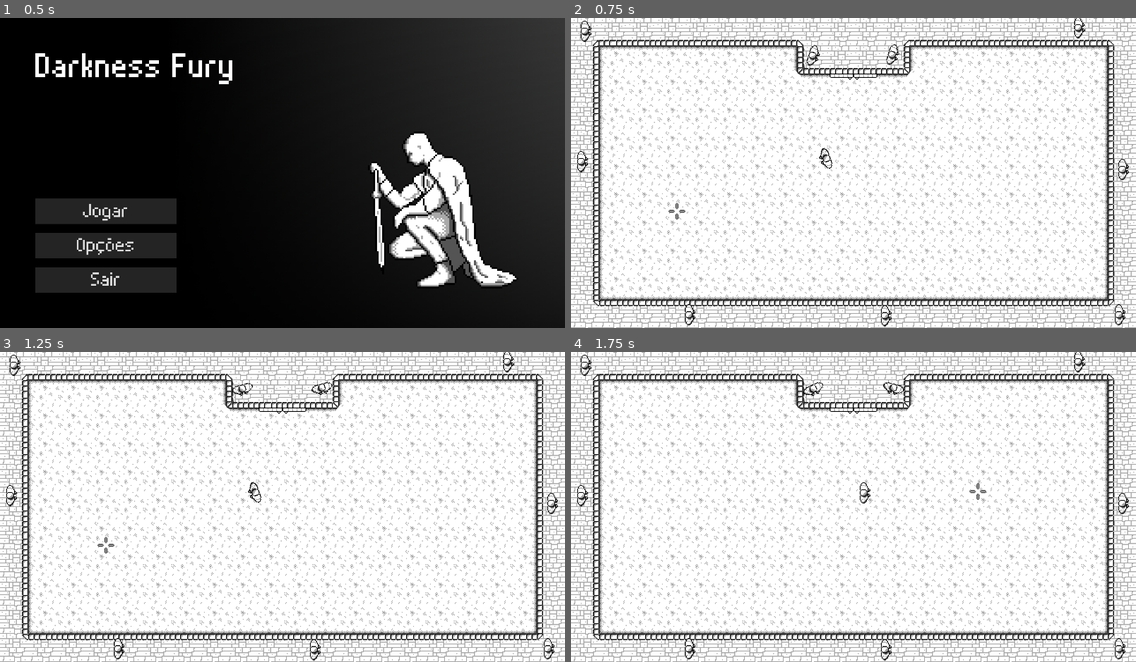
Above: before the commit, frames 1-4 (two rows, left to right).
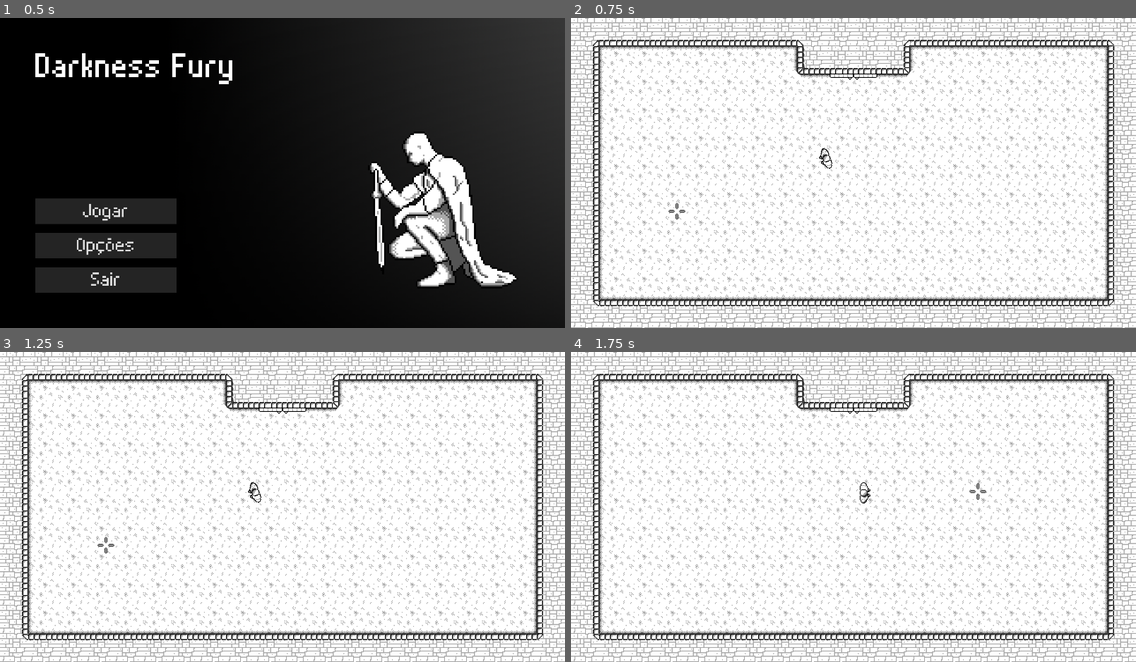
Above: after the commit, the same moments.

Repository: CarlMachado/DarknessFury
Game: Godot game, scene res://scenes/main_menu.tscn
Same seed, same stepped clock (60 frames per second), same inputs: the game is played once before the commit and once after it.
Inputs (mouse positions are in pixels of both pictures, inside the frame that each line leads up to):
- Up to frame 1 (0.5 s): no input
- Up to frame 2 (0.75 s): click "Jogar" at 0.5 s
- Up to frame 3 (1.25 s): no input
- Up to frame 4 (1.75 s): move the mouse to (977, 491) at 1.27 s; hold D (ui_right) from 1.28 s (still down)

Frame 1 is identical in both runs. In frame 2, 0.7% of the frame differs, in the area x 1-99%, y 0-100%; in frame 3, 0.7%; in frame 4, 0.7%.

Commit message:
enemy mods

Diff:
--- a/prefabs/enemy.tscn
+++ b/prefabs/enemy.tscn
@@ -29,9 +29,11 @@
 } ]
 
 [sub_resource type="CircleShape2D" id=2]
-radius = 276.261
+radius = 1644.38
 
 [node name="enemy" type="KinematicBody2D"]
+collision_layer = 2
+collision_mask = 4
 script = ExtResource( 1 )
 
 [node name="anim_sprite" type="AnimatedSprite" parent="."]
@@ -40,7 +42,6 @@
 animation = "idle"
 
 [node name="sensor" type="Area2D" parent="."]
-editor/display_folded = true
 collision_layer = 0
 
 [node name="shape" type="CollisionShape2D" parent="sensor"]
--- a/prefabs/tile_arena.tscn
+++ b/prefabs/tile_arena.tscn
@@ -569,5 +569,5 @@
 [node name="tile_arena" type="TileMap"]
 tile_set = SubResource( 19 )
 cell_size = Vector2( 32, 32 )
-collision_layer = 0
+collision_layer = 4
 format = 1
--- a/scenes/levels/arena.tscn
+++ b/scenes/levels/arena.tscn
@@ -17,33 +17,32 @@
 position = Vector2( 288, 160 )
 
 [node name="enemy_spawns" type="Node" parent="."]
-editor/display_folded = true
 
 [node name="spawn_enemy0" parent="enemy_spawns" instance=ExtResource( 4 )]
-position = Vector2( 26, 326 )
+position = Vector2( -23.4, 310 )
 
 [node name="spawn_enemy1" parent="enemy_spawns" instance=ExtResource( 4 )]
-position = Vector2( 34, 30 )
+position = Vector2( -27.2637, -26.1584 )
 
 [node name="spawn_enemy2" parent="enemy_spawns" instance=ExtResource( 4 )]
-position = Vector2( 550, 86 )
+position = Vector2( 547.448, -33.9748 )
 
 [node name="spawn_enemy3" parent="enemy_spawns" instance=ExtResource( 4 )]
-position = Vector2( 730, 84 )
+position = Vector2( 775.948, -30.8695 )
 
 [node name="spawn_enemy4" parent="enemy_spawns" instance=ExtResource( 4 )]
-position = Vector2( 1152, 22 )
+position = Vector2( 1190.29, -31.6058 )
 
 [node name="spawn_enemy5" parent="enemy_spawns" instance=ExtResource( 4 )]
-position = Vector2( 1252, 344 )
+position = Vector2( 1315.82, 346.553 )
 
 [node name="spawn_enemy6" parent="enemy_spawns" instance=ExtResource( 4 )]
-position = Vector2( 1244, 674 )
+position = Vector2( 1259.32, 737.816 )
 
 [node name="spawn_enemy7" parent="enemy_spawns" instance=ExtResource( 4 )]
-position = Vector2( 714, 676 )
+position = Vector2( 708.895, 737.264 )
 
 [node name="spawn_enemy8" parent="enemy_spawns" instance=ExtResource( 4 )]
-position = Vector2( 270, 674 )
+position = Vector2( 211.289, 742.922 )
 
 [node name="mouse_cross" parent="." instance=ExtResource( 5 )]
--- a/scripts/enemy.gd
+++ b/scripts/enemy.gd
@@ -5,13 +5,18 @@
 const DEATH_ZONE_ANGLE = .01
 const ROT_VEL = 2
 
+var homming = false
 var alive = true
 var bodys = []
+var vel = 50
 
 func _ready():
-	pass
+	yield(get_tree().create_timer(1.5), "timeout")
+	homming = true
 
-func _process(delta):
+func _physics_process(delta):
+	if !homming:
+		move_and_slide(Vector2(cos(rotation), sin(rotation)).normalized() * vel * delta)
 	if bodys.size():
 		var angle = get_angle_to(bodys[0].global_position)
 		if abs(angle) > DEATH_ZONE_ANGLE:
@@ -25,7 +30,6 @@
 
 func _on_sensor_body_entered(body):
 	bodys.append(body)
-	print(bodys.size())
 
 func _on_sensor_body_exited(body):
 	var index = bodys.find(body)
